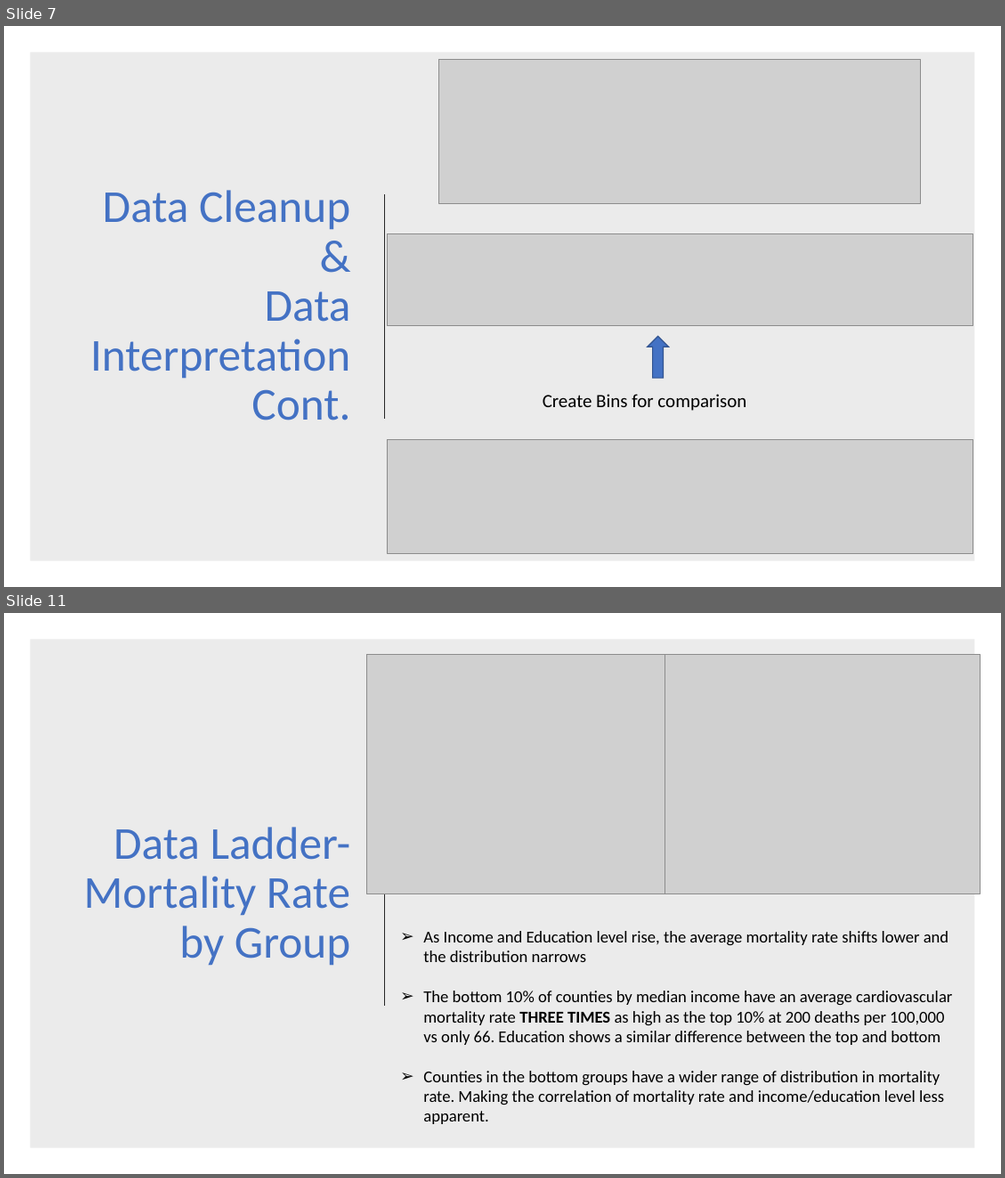
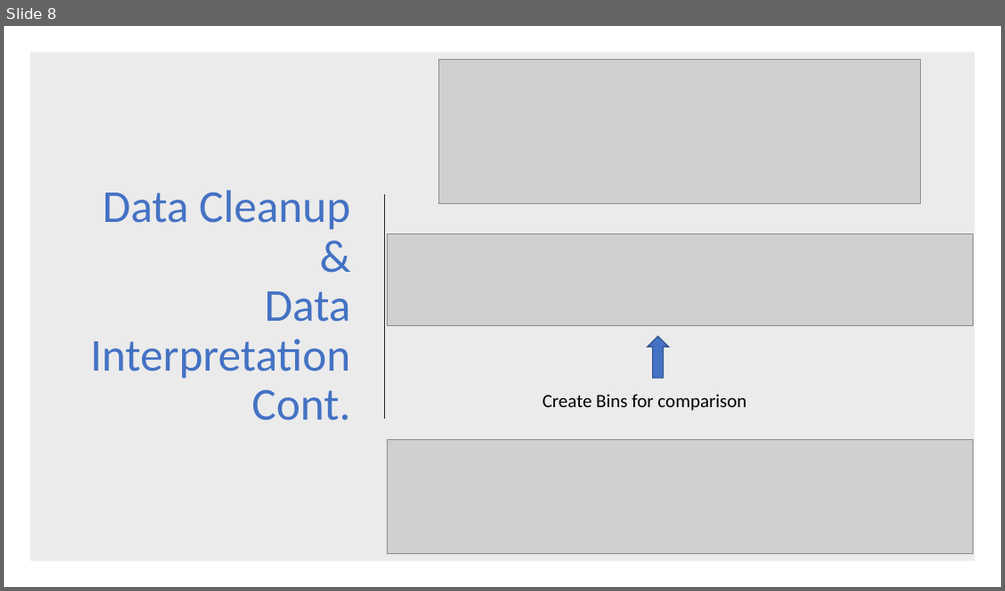
Before and after one commit to coreykretzmer9/CVD_Final_Project, a slide deck: First Project Data and Code/Cardiovascular Mortality Presentation CJK edits.pptx. Shown one above the other, each under a label of ours: slides 7 and 11 before the commit, slide 8 after it; the slides between them are not shown. The pictures are 1005x1178 and 1005x591 pixels, drawn with LibreOffice and Linux fonts; fonts in the diff are those of the drawing; grey boxes stand for pictures. Boxes give left, top, right and bottom in pixels: in the first picture for what was removed or moved away, otherwise in the second. Text is boxed around its words. In the diff, an @@ line names an element or a change of style, - is before the commit and + after.

```diff
--- a/First Project Data and Code/Cardiovascular Mortality Presentation CJK edits.pptx
+++ b/First Project Data and Code/Cardiovascular Mortality Presentation CJK edits.pptx
@@ slide 11 removed at (x1=4, y1=613, x2=1001, y2=1174), background #FFFFFF @@
@@ rectangle removed at (x1=30, y1=639, x2=975, y2=1148) @@
@@ picture removed at (x1=367, y1=654, x2=682, y2=893) @@
@@ picture removed at (x1=664, y1=654, x2=979, y2=893) @@
@@ line removed from (385, 781) to (385, 1005) @@
@@ title removed at (x1=84, y1=827, x2=351, y2=965) @@
-Data Ladder-
-Mortality Rate
-by Group
@@ text removed at (x1=423, y1=931, x2=952, y2=1124) @@
-➢ As Income and Education level rise, the average mortality rate shifts lower and the distribution narrows
-➢ The bottom 10% of counties by median income have an average cardiovascular mortality rate THREE TIMES as high as the top 10% at 200 deaths per 100,000 vs only 66. Education shows a similar difference between the top and bottom
-➢ Counties in the bottom groups have a wider range of distribution in mortality rate. Making the correlation of mortality rate and income/education level less apparent.
@@ what was slide 7 is now slide 8 @@
```
Also in this commit, not shown: 4 slides changed, 2 slides added, 6 other slides removed, 9 other files.
